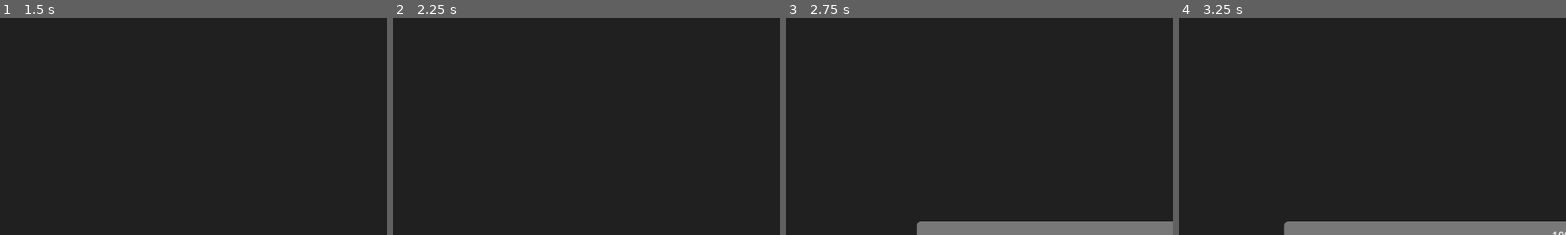
Above: before the commit, frames 1-4 (left to right).
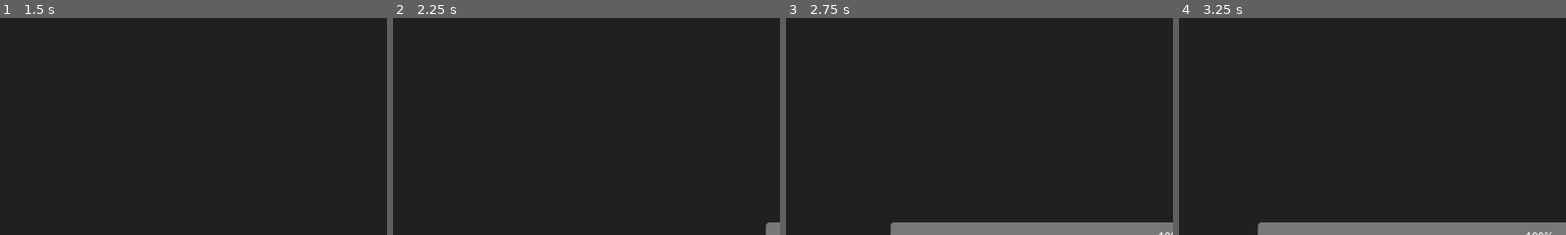
Above: after the commit, the same moments.

Repository: worhs02/ArtillerySimulator
Game: Godot game, scene res://scene/2D_Start_scene.tscn
The game is run twice, just before and just after one commit, with the same random seed, the same clock (stepped at 60 frames per second) and the same inputs. Before the commit the project starts from res://2D_Start_scene.tscn.
Inputs:
- Up to frame 1 (1.5 s): click "Start!" at 0.5 s; click "Start!" at 1.25 s
- Up to frame 2 (2.25 s): click "Start!" at 2 s
- Up to frame 3 (2.75 s): no input
- Up to frame 4 (3.25 s): no input
The pictures show only the part of the screen within x 50-100%, y 50-100%; the shares and areas given below are measured in that part.

Frame 1 is identical in both runs. In frame 2, 0.2% of the frame differs, in the area x 96-100%, y 94-100%; in frame 3, 0.7%; in frame 4, 0.8%, in the area x 20-100%, y 93-100%.

Commit message:
3d ball making

Diff:
--- /dev/null
+++ b/ballShader.gdshader
@@ -0,0 +1,36 @@
+shader_type spatial;
+render_mode specular_schlick_ggx;
+
+uniform vec4 ColorUniform = vec4(1.0, 0.843, 0.0, 1.0);
+uniform float HowShiny = 2;
+uniform float Roughness = 0.2;
+
+
+
+void vertex() {
+// Output:0
+
+}
+
+void fragment() {
+// ColorUniform:4
+	vec3 n_out4p0 = ColorUniform.rgb;
+	float n_out4p1 = ColorUniform.a;
+
+// ScalarUniform:2
+	float n_out2p0 = HowShiny;
+
+// ScalarUniform:3
+	float n_out3p0 = Roughness;
+
+// Output:0
+	ALBEDO = n_out4p0;
+	METALLIC = n_out2p0;
+	ROUGHNESS = n_out3p0;
+
+}
+
+void light() {
+// Output:0
+
+}
--- /dev/null
+++ b/ballShader.tres
@@ -0,0 +1,10 @@
+[gd_resource type="ShaderMaterial" load_steps=2 format=3 uid="uid://bvllu1joekcus"]
+
+[ext_resource type="Shader" path="res://ballShader.gdshader" id="1_lcp3a"]
+
+[resource]
+render_priority = 0
+shader = ExtResource("1_lcp3a")
+shader_parameter/ColorUniform = Vector4(1, 0.843, 0, 1)
+shader_parameter/HowShiny = 2.0
+shader_parameter/Roughness = 0.2
--- a/gunSetting.gd
+++ /dev/null
@@ -1,17 +0,0 @@
-extends KinematicBody
-
-# 발사체 이동 속도
-var speed = 100
-
-# 발사체 이동 방향
-var direction = Vector3()
-
-# 발사체의 초기 위치와 방향 설정
-func init_translation_and_direction(initial_position: Vector3, target_position: Vector3):
-	translation = initial_position
-	direction = (target_position - initial_position).normalized()
-
-# 발사체 이동 함수
-func move(delta):
-	var velocity = direction * speed
-	move_and_slide(velocity)
--- a/loading_screen/loading_screen.tscn
+++ b/loading_screen/loading_screen.tscn
@@ -83,11 +83,11 @@
 speed_scale = 0.5
 
 [node name="Panel" type="Panel" parent="."]
-anchors_preset = 15
-anchor_right = 1.0
+anchors_preset = -1
+anchor_right = 0.966
 anchor_bottom = 1.0
-offset_right = 1152.0
-offset_bottom = 648.0
+offset_right = 1113.0
+offset_bottom = 650.0
 grow_horizontal = 2
 grow_vertical = 2
 theme_override_styles/panel = SubResource("StyleBoxFlat_2bnnb")
--- a/project.godot
+++ b/project.godot
@@ -11,7 +11,7 @@
 [application]
 
 config/name="ArtillerySimulator"
-run/main_scene="res://2D_Start_scene.tscn"
+run/main_scene="res://scene/2D_Start_scene.tscn"
 config/features=PackedStringArray("4.2", "Mobile")
 config/icon="res://icon.svg"
 
--- a/2D_Start_scene.tscn
+++ b/scene/2D_Start_scene.tscn
@@ -1,12 +1,12 @@
 [gd_scene load_steps=3 format=3 uid="uid://c2yd4rn32c6d"]
 
-[ext_resource type="Script" path="res://main_scene.gd" id="1_7utgw"]
+[ext_resource type="Script" path="res://script/main_scene.gd" id="1_us73j"]
 
 [sub_resource type="LabelSettings" id="LabelSettings_6yx1n"]
 font_size = 50
 
 [node name="mainScene" type="Node2D"]
-script = ExtResource("1_7utgw")
+script = ExtResource("1_us73j")
 
 [node name="Label" type="Label" parent="."]
 offset_left = 376.0
--- a/3D_Simulator_scene.tscn
+++ b/scene/3D_Simulator_scene.tscn
@@ -1,4 +1,6 @@
-[gd_scene load_steps=17 format=3 uid="uid://b1ggead7bix8x"]
+[gd_scene load_steps=20 format=3 uid="uid://b1ggead7bix8x"]
+
+[ext_resource type="Script" path="res://script/gunTrigger.gd" id="1_nwds0"]
 
 [sub_resource type="ProceduralSkyMaterial" id="ProceduralSkyMaterial_8807v"]
 sky_horizon_color = Color(0.64625, 0.65575, 0.67075, 1)
@@ -45,11 +47,9 @@
 
 [sub_resource type="CylinderMesh" id="CylinderMesh_md2r3"]
 material = SubResource("ORMMaterial3D_v5upq")
-top_radius = 0.1
-bottom_radius = 0.2
-height = 0.7
-radial_segments = 32
-rings = 2
+height = 0.5
+radial_segments = 100
+rings = 100
 
 [sub_resource type="TextMesh" id="TextMesh_go1at"]
 text = "CANNON"
@@ -57,7 +57,12 @@
 [sub_resource type="PlaneMesh" id="PlaneMesh_hip85"]
 size = Vector2(30, 8)
 
+[sub_resource type="SphereShape3D" id="SphereShape3D_lbbrr"]
+
+[sub_resource type="SphereMesh" id="SphereMesh_t07hv"]
+
 [node name="Node3D" type="Node3D"]
+transform = Transform3D(1, 0, 0, 0, 1, 0, 0, 0, 1, 0, 0.257176, 0)
 
 [node name="WorldEnvironment" type="WorldEnvironment" parent="."]
 environment = SubResource("Environment_wnabj")
@@ -119,3 +124,36 @@
 [node name="Plat" type="MeshInstance3D" parent="."]
 transform = Transform3D(0.752061, 0, 0.766044, 0, 1, 0, -0.896272, 0, 0.642788, -8.1736, 0, -8.13539)
 mesh = SubResource("PlaneMesh_hip85")
+
+[node name="Control" type="Control" parent="."]
+layout_mode = 3
+anchors_preset = 0
+offset_right = 40.0
+offset_bottom = 40.0
+
+[node name="Panel" type="Panel" parent="Control"]
+layout_mode = 0
+offset_left = 2.0
+offset_top = 494.0
+offset_right = 441.0
+offset_bottom = 650.0
+
+[node name="LineEdit" type="LineEdit" parent="Control/Panel"]
+layout_mode = 0
+offset_top = 109.0
+offset_right = 430.0
+offset_bottom = 155.0
+caret_blink = true
+caret_blink_interval = 0.4
+caret_force_displayed = true
+text_direction = 1
+script = ExtResource("1_nwds0")
+
+[node name="RigidBody3D" type="RigidBody3D" parent="."]
+transform = Transform3D(1, 0, 0, 0, 1, 0, 0, 0, 1, -4.70944, 0.465557, 3.39442)
+
+[node name="CollisionShape3D" type="CollisionShape3D" parent="RigidBody3D"]
+shape = SubResource("SphereShape3D_lbbrr")
+
+[node name="MeshInstance3D" type="MeshInstance3D" parent="RigidBody3D"]
+mesh = SubResource("SphereMesh_t07hv")
--- /dev/null
+++ b/script/gunSetting.gd
@@ -0,0 +1,32 @@
+extends KinematicBody
+
+# 발사체 이동 속도
+var speed = 100
+
+# 발사체 이동 방향
+var direction = Vector3()
+
+# 발사체의 초기 위치와 방향 설정
+func init_translation_and_direction(initial_position: Vector3, target_position: Vector3):
+	translation = initial_position
+	direction = (target_position - initial_position).normalized()
+
+# 발사체 이동 함수
+func _physics_process(delta):
+	var velocity = direction * speed * delta
+	move_and_slide(velocity)
+
+func _ready():
+	# 발사체 모델을 가져옴 (예시에서는 "res://path_to_model.obj"라고 가정)
+	var mesh_instance = MeshInstance.new()
+	var mesh = load("res://path_to_model.obj")  # 모델 로드
+	mesh_instance.mesh = mesh  # 모델을 MeshInstance에 설정
+
+	# 모델의 머티리얼에 쉐이더를 설정 (예시에서는 "res://path_to_shader.shader"라고 가정)
+	var shader = load("RigidBody3D")  # 쉐이더 로드
+	var material = SpatialMaterial.new()
+	material.shader = shader  # 쉐이더를 머티리얼에 설정
+	mesh_instance.material_override = material  # 머티리얼을 모델에 설정
+
+	# 발사체 모델을 발사체에 추가
+	add_child(mesh_instance)
Renamed: gunTrigger.gd -> script/gunTrigger.gd
Renamed: main_scene.gd -> script/main_scene.gd
